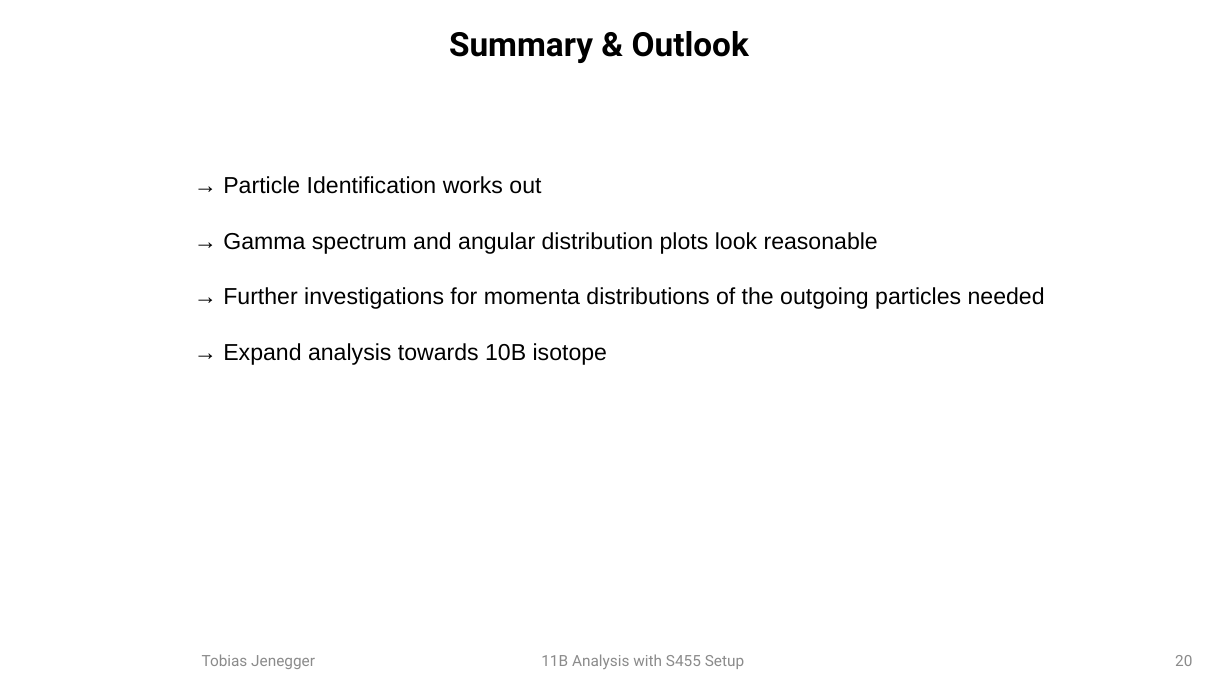
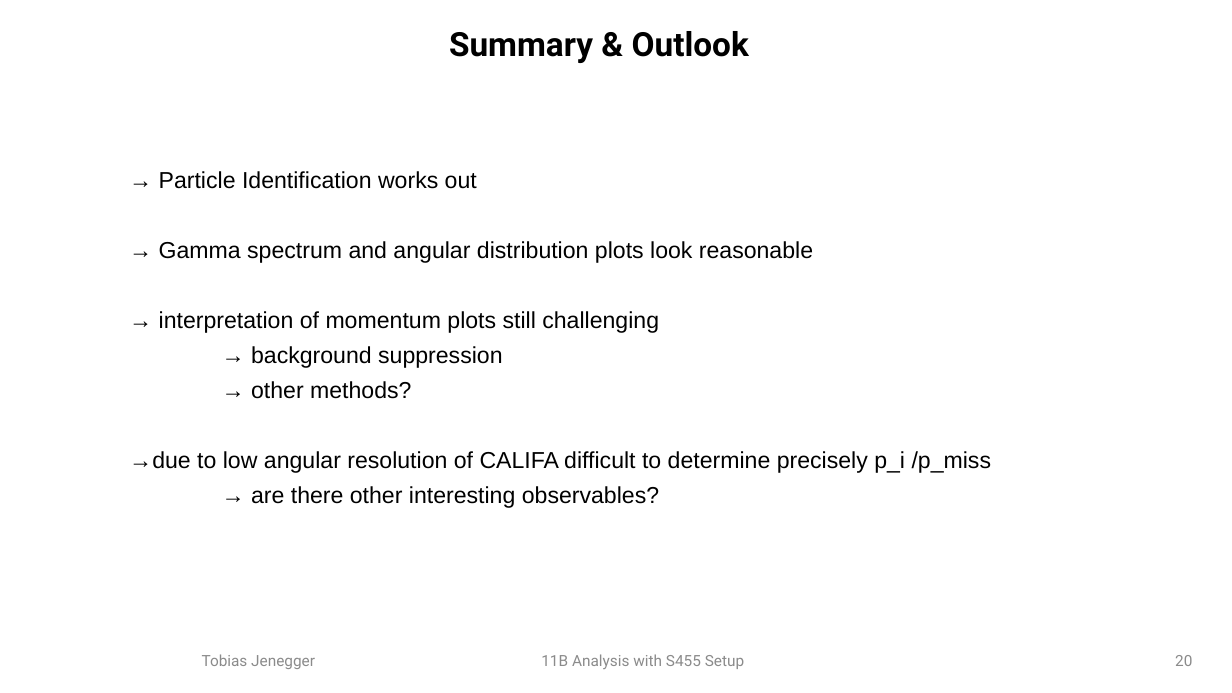
Before and after one commit to jenegger/r3b_wg, a slide deck: slide 20 of presentation_wg.odp. Drawn at 1232x693 pixels with LibreOffice and Linux fonts; fonts in the diff are those of the drawing; background and template pictures are left out. Boxes give left, top, right and bottom in pixels: in the first picture for what was removed or moved away, otherwise in the second. Text is boxed around its words. In the diff, an @@ line names an element or a change of style, - is before the commit and + after.

```diff
--- a/presentation_wg.odp
+++ b/presentation_wg.odp
@@ text "→ Particle Identification works out": place and size @@
-text "→ Particle Identification works out" at (223,176,1045,365)
+text "→ Particle Identification works out" at (129,171,992,508)
@@ text at (159,171,813,263): more space between paragraphs @@
@@ text at (129,311,992,508): text changed @@
-→ Further investigations for momenta distributions of the outgoing particles needed
-→ Expand analysis towards 10B isotope
+→ interpretation of momentum plots still challenging
+→ background suppression
+→ other methods?
+→due to low angular resolution of CALIFA difficult to determine precisely p_i /p_miss
+→ are there other interesting observables?
```
Also in this commit, not shown: 8 other slides changed, 1 other file.
